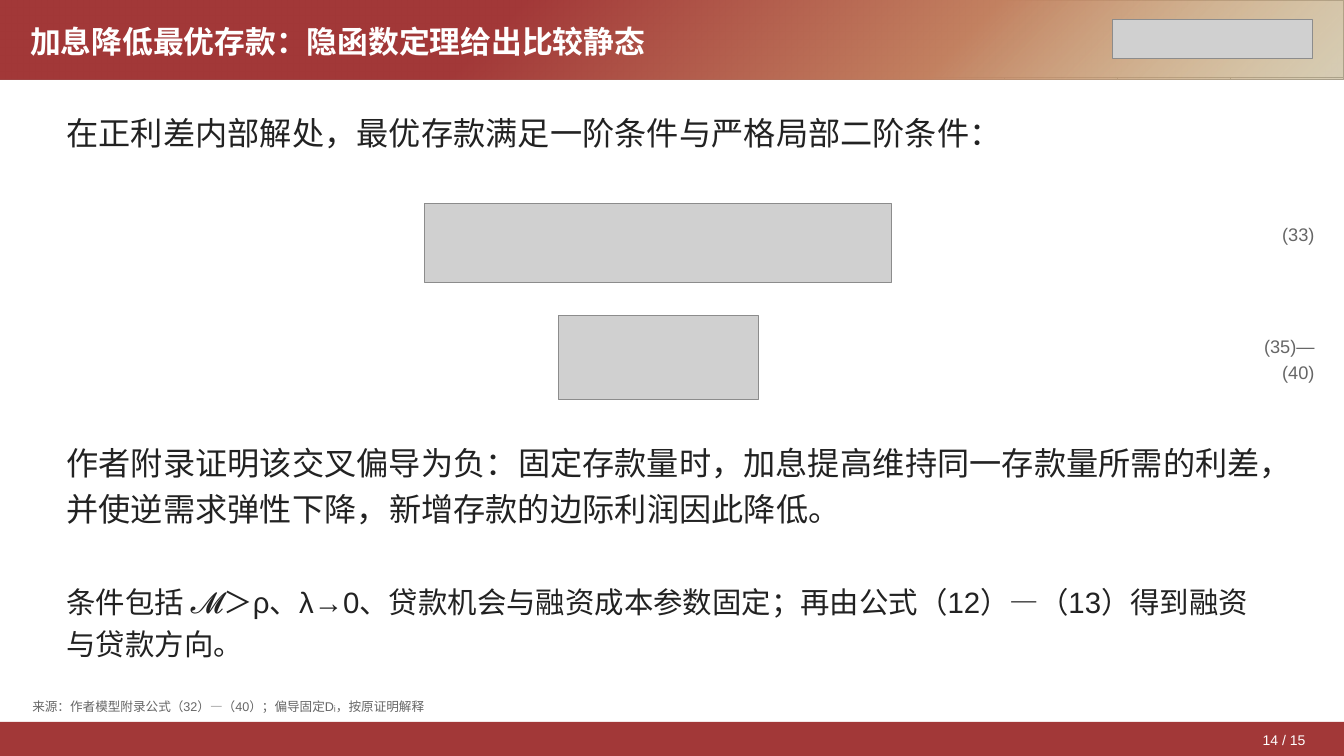
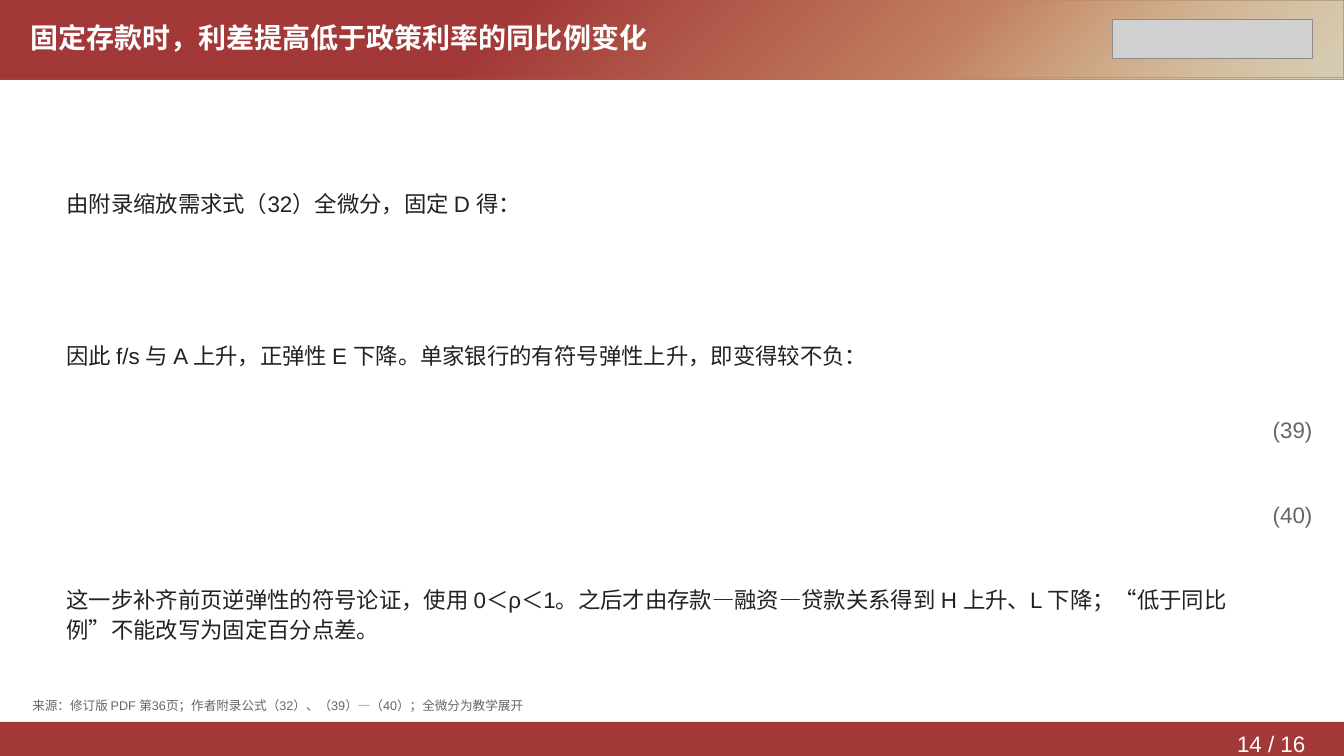
Before and after one commit to Yutingee/trial, a slide deck: slide 14 of deliverables/DepositsChannel-Model.pptx. Drawn at 1344x756 pixels with LibreOffice and Linux fonts; fonts in the diff are those of the drawing; grey boxes stand for pictures. Boxes give left, top, right and bottom in pixels: in the first picture for what was removed or moved away, otherwise in the second. Text is boxed around its words. In the diff, an @@ line names an element or a change of style, - is before the commit and + after.

```diff
--- a/deliverables/DepositsChannel-Model.pptx
+++ b/deliverables/DepositsChannel-Model.pptx
@@ text at [30, 24, 647, 52]: text changed; size 22 to 20 pt @@
-加息降低最优存款：隐函数定理给出比较静态
+固定存款时，利差提高低于政策利率的同比例变化
@@ text removed at [66, 118, 1001, 149] @@
-在正利差内部解处，最优存款满足一阶条件与严格局部二阶条件：
@@ text added at [66, 193, 521, 214], 16 pt, text #222222 @@
+由附录缩放需求式（32）全微分，固定 D 得：
@@ picture removed at [424, 204, 891, 282] @@
@@ text removed at [1282, 228, 1314, 245] @@
-(33)
@@ picture removed at [559, 316, 758, 399] @@
@@ text added at [66, 345, 867, 366], 16 pt, text #222222 @@
+因此 f/s 与 A 上升，正弹性 E 下降。单家银行的有符号弹性上升，即变得较不负：
@@ text removed at [66, 447, 1291, 525] @@
-作者附录证明该交叉偏导为负：固定存款量时，加息提高维持同一存款量所需的利差，并使逆需求弹性下降，新增存款的边际利润因此降低。
@@ text added at [1273, 422, 1313, 443], 16 pt, text #666666 @@
+(39)
@@ text at [1273, 507, 1313, 528]: text changed; size 13 to 16 pt @@
-(35)—(40)
+(40)
@@ text removed at [66, 588, 1248, 658] @@
-条件包括 𝓜＞ρ、λ→0、贷款机会与融资成本参数固定；再由公式（12）—（13）得到融资与贷款方向。
@@ text added at [66, 589, 1227, 640], 16 pt, text #222222 @@
+这一步补齐前页逆弹性的符号论证，使用 0＜ρ＜1。之后才由存款—融资—贷款关系得到 H 上升、L 下降；“低于同比例”不能改写为固定百分点差。
@@ text at [32, 699, 523, 712]: text changed @@
-来源：作者模型附录公式（32）—（40）；偏导固定Dᵢ，按原证明解释
+来源：修订版 PDF 第36页；作者附录公式（32）、（39）—（40）；全微分为教学展开
@@ text at [1237, 736, 1305, 752]: text changed; size 10 to 16 pt @@
-14 / 15
+14 / 16
```
Also in this commit, not shown: 12 other slides changed, 3 slides added, 2 slides removed, 2 other files.
